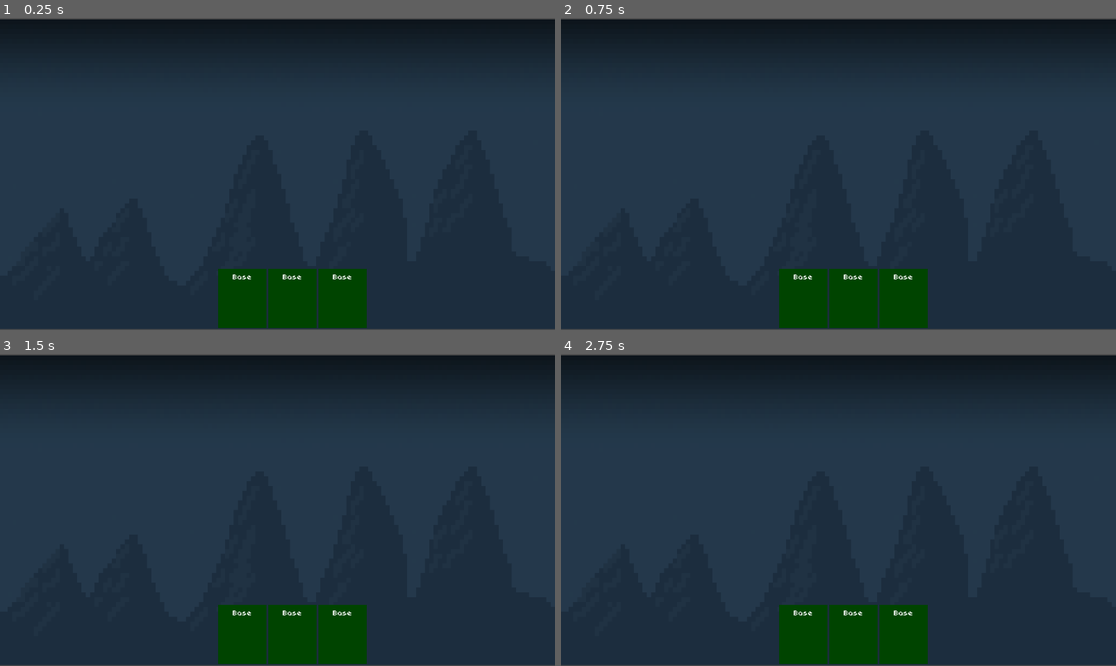
Above: before the commit, frames 1-4 (two rows, left to right).
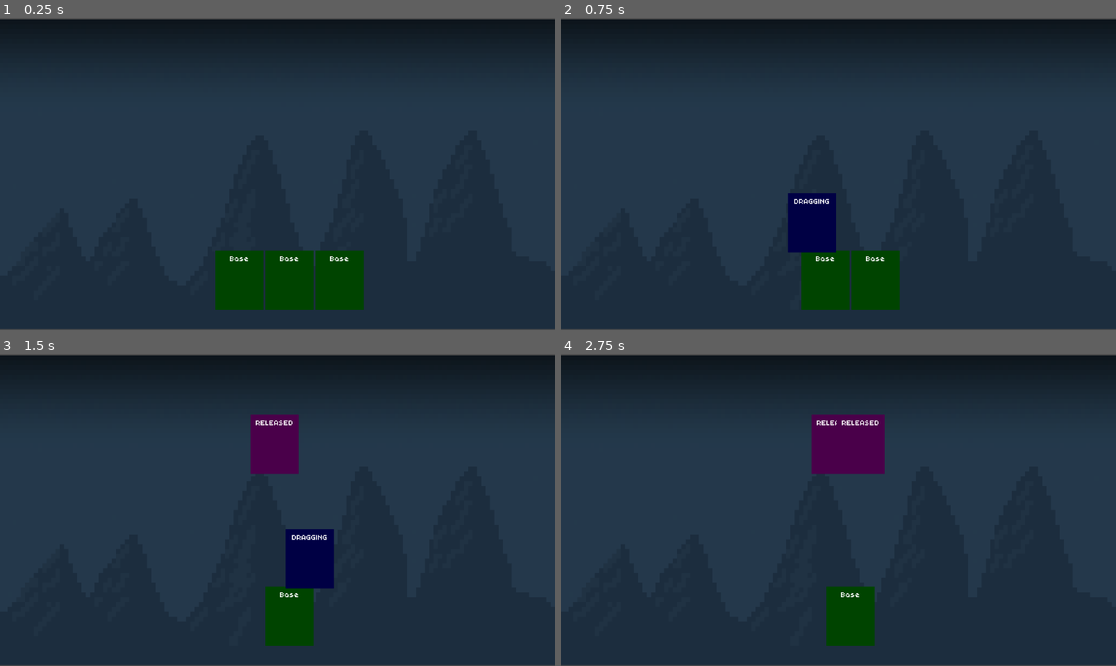
Above: after the commit, the same moments.

Repository: zazaingastank/Dessertian
Game: Godot game, scene res://InGametscn.tscn
The game is run twice, just before and just after one commit, with the same random seed, the same clock (stepped at 60 frames per second) and the same inputs.
Inputs (mouse positions are in pixels of both pictures, inside the frame that each line leads up to):
- Up to frame 1 (0.25 s): no input
- Up to frame 2 (0.75 s): tap Enter at 0.5 s; drag from (805, 298) to (838, 127) at 0.52 s
- Up to frame 3 (1.5 s): drag from (294, 634) to (277, 463) at 1.27 s
- Up to frame 4 (2.75 s): move the mouse to (905, 634) at 2.02 s; hold Right mouse button (right_mouse) from 2.03 s (still down); click (905, 634) at 2.3 s

The runs differ from the first frame. In frame 1, 3.5% of the frame differs, in the area x 38-67%, y 74-100%; in frame 2, 5.5%; in frame 3, 7.8%, in the area x 39-67%, y 19-100%; in frame 4, 7.0%.

Commit message:
card_drop

Diff:
--- a/Card/CardUI.gd
+++ b/Card/CardUI.gd
@@ -3,16 +3,17 @@
 
 signal reparent_requested(which_card_ui: CardUI)
 
-@onready var color: ColorRect = $ColorRect
+@onready var color: ColorRect = $Color
 @onready var state: Label = $Label
-@onready var DropPointDetector: Area2D = $DropPointDetector
+@onready var drop_point_detector: Area2D = $DropPointDetector
 @onready var card_state_machine: CardStateMachine = $CardStateMachine as CardStateMachine
+@onready var targets:Array[Node] = []
 
 func _ready() -> void:
 	card_state_machine.init(self)
 
 func _input(event:InputEvent) -> void:
-	card_state_machine. on_input(event)
+	card_state_machine.on_input(event)
 
 func _on_gui_input(event:InputEvent) -> void:
 	card_state_machine.on_gui_input(event)
@@ -22,3 +23,14 @@
 
 func _on_mouse_exited() -> void:
 	card_state_machine.on_mouse_exited()
+
+
+func _on_drop_point_detector_area_entered(area: Area2D) -> void:
+	print("a")
+	if not targets.has(area):
+		targets.append(area)
+
+
+func _on_drop_point_detector_area_exited(area: Area2D) -> void:
+	print("b")
+	targets.erase(area) # Replace with function body.
--- a/Card/CardUI.tscn
+++ b/Card/CardUI.tscn
@@ -5,11 +5,23 @@
 [ext_resource type="Script" path="res://Card/Card_states/CardStatemachine.gd" id="2_e4wbk"]
 [ext_resource type="Script" path="res://Card/Card_states/Card_Base.gd" id="3_7a4b2"]
 [ext_resource type="Script" path="res://Card/Card_states/Card_Drag.gd" id="5_lanyh"]
-[ext_resource type="Script" path="res://Card/Card_Click.gd" id="5_pp1xe"]
 [ext_resource type="Script" path="res://Card/Card_states/Card_Release.gd" id="6_ysv6k"]
 
 [sub_resource type="RectangleShape2D" id="RectangleShape2D_u5sis"]
-size = Vector2(99, 121)
+size = Vector2(100, 121)
+
+[sub_resource type="GDScript" id="GDScript_qc3am"]
+script/source = "extends CardState
+
+func enter() -> void:
+	card_ui.color.color = Color.ORANGE
+	card_ui.state.text = \"CLICKED\"
+	card_ui.drop_point_detector.monitoring = true
+
+func on_input(event: InputEvent) -> void:
+	if event is InputEventMouseMotion:
+		transition_requested.emit(self, CardState.State.DRAGGGING)
+"
 
 [node name="CardUI" type="Control"]
 custom_minimum_size = Vector2(100, 120)
@@ -24,7 +36,7 @@
 script = ExtResource("1_0xfoa")
 metadata/_edit_use_anchors_ = true
 
-[node name="ColorRect" type="ColorRect" parent="."]
+[node name="Color" type="ColorRect" parent="."]
 modulate = Color(0.529412, 0.529412, 0.529412, 1)
 visibility_layer = 2
 layout_mode = 1
@@ -33,6 +45,7 @@
 anchor_bottom = 1.0
 grow_horizontal = 2
 grow_vertical = 2
+mouse_filter = 2
 color = Color(0, 0.294118, 0.0313726, 1)
 
 [node name="Label" type="Label" parent="."]
@@ -53,7 +66,7 @@
 monitorable = false
 
 [node name="CollisionShape2D" type="CollisionShape2D" parent="DropPointDetector"]
-position = Vector2(50.5, 60.5)
+position = Vector2(50, 60.5)
 shape = SubResource("RectangleShape2D_u5sis")
 
 [node name="CardStateMachine" type="Node" parent="." node_paths=PackedStringArray("initial_state")]
@@ -64,7 +77,7 @@
 script = ExtResource("3_7a4b2")
 
 [node name="Card_Click" type="Node" parent="CardStateMachine"]
-script = ExtResource("5_pp1xe")
+script = SubResource("GDScript_qc3am")
 state = 1
 
 [node name="Card_Drag" type="Node" parent="CardStateMachine"]
@@ -78,3 +91,5 @@
 [connection signal="gui_input" from="." to="." method="_on_gui_input"]
 [connection signal="mouse_entered" from="." to="." method="_on_mouse_entered"]
 [connection signal="mouse_exited" from="." to="." method="_on_mouse_exited"]
+[connection signal="area_entered" from="DropPointDetector" to="." method="_on_drop_point_detector_area_entered"]
+[connection signal="area_exited" from="DropPointDetector" to="." method="_on_drop_point_detector_area_exited"]
--- a/Card/Card_Click.gd
+++ /dev/null
@@ -1,10 +0,0 @@
-extends CardState
-
-func enter() -> void:
-	card_ui.color.color = Color.ORANGE
-	card_ui.state.text = "CLICKED"
-	card_ui.drop_point_detector.monitoring = true
-
-func on_input(event: InputEvent) -> void:
-	if event is InputEventMouseMotion:
-		transition_requested.emit(self, CardState.State.DRAGGGING)
--- a/Card/Card_states/CardState.gd
+++ b/Card/Card_states/CardState.gd
@@ -20,3 +20,9 @@
 
 func on_gui_input(_event: InputEvent) -> void:
 	pass
+
+func on_mouse_entered() -> void:
+	pass
+
+func on_mouse_exited() -> void:
+	pass
--- a/Card/Card_states/CardStatemachine.gd
+++ b/Card/Card_states/CardStatemachine.gd
@@ -23,7 +23,7 @@
 
 func on_gui_input(event:InputEvent) -> void:
 	if current_state:
-		current_state.on__gui_input(event)
+		current_state.on_gui_input(event)
 
 func on_mouse_entered() -> void:
 	if current_state:
@@ -46,16 +46,3 @@
 
 	new_state.enter()
 	current_state = new_state
-
-
-
-func _on_card_ui_gui_input(event):
-	pass # Replace with function body.
-
-
-func _on__gui_input(event):
-	pass # Replace with function body.
-
-
-func _on_gui_input(event):
-	pass # Replace with function body.
--- a/Card/Card_states/Card_Base.gd
+++ b/Card/Card_states/Card_Base.gd
@@ -10,6 +10,6 @@
 	card_ui.pivot_offset = Vector2.ZERO
 
 func on_gui_input(event: InputEvent) -> void:
-	if event.is_action_pressed("left mouse"):
+	if event.is_action_pressed("left_mouse"):
 		card_ui.pivot_offset = card_ui.get_global_mouse_position() - card_ui.global_position
 		transition_requested.emit(self, CardState.State.CLICKED)
--- a/Card/Card_states/Card_Drag.gd
+++ b/Card/Card_states/Card_Drag.gd
@@ -1,4 +1,7 @@
 extends CardState
+
+const DRAG_MINIMUM_THRESHOLD := 0.05
+var min_drag_time_elapsed := false
 
 func enter() -> void:
 	var ui_layer := get_tree().get_first_node_in_group("ui_layer")
@@ -8,16 +11,20 @@
 	card_ui.color.color = Color.NAVY_BLUE
 	card_ui.state.text = "DRAGGING"
 
+	min_drag_time_elapsed = false
+	var threshold_timer := get_tree().create_timer(DRAG_MINIMUM_THRESHOLD,false)
+	threshold_timer.timeout.connect(func(): min_drag_time_elapsed = true)
+
 func on_input(event: InputEvent) -> void:
 	var mouse_motion := event is InputEventMouseMotion
 	var cancel = event.is_action_pressed("right_mouse")#right click to stop dragging card
-	var confirm = event.is_action_pressed("left mouse") or event.is_action_released("left mouse")#release or left click to release
+	var confirm = event.is_action_pressed("left_mouse") or event.is_action_released("left_mouse")#release or left click to release
 
 	if mouse_motion:
 		card_ui.global_position = card_ui.get_global_mouse_position() - card_ui.pivot_offset
 
 	if cancel:
 		transition_requested.emit(self, CardState.State.BASE)
-	elif confirm:
+	elif min_drag_time_elapsed and  confirm:
 		get_viewport().set_input_as_handled()
 		transition_requested.emit(self, CardState.State.RELEASED)
--- a/Card/Card_states/Card_Release.gd
+++ b/Card/Card_states/Card_Release.gd
@@ -1,5 +1,22 @@
 extends CardState
+
+var played: bool
 
 func enter() -> void:
 	card_ui.color.color = Color.DARK_MAGENTA
 	card_ui.state.text = "RELEASED"
+
+	played = false
+	print("init")
+
+	if not card_ui.targets.is_empty():
+		played = true
+
+
+func on_input(event:InputEvent) -> void:
+	if played:
+		print("played")
+		return
+
+	print("return")
+	transition_requested.emit(self,CardState.State.BASE)
--- /dev/null
+++ b/Hand.gd
@@ -0,0 +1,10 @@
+class_name Hand
+extends HBoxContainer
+
+func _ready() -> void:
+	for child in get_children():
+		var card_ui := child as CardUI
+		card_ui.reparent_requested.connect(_on_card_ui_reparent_requested)
+
+func _on_card_ui_reparent_requested(child:CardUI) -> void:
+	child.reparent(self)
--- a/InGametscn.tscn
+++ b/InGametscn.tscn
@@ -1,6 +1,7 @@
-[gd_scene load_steps=4 format=3 uid="uid://bda4j4fegef1s"]
+[gd_scene load_steps=5 format=3 uid="uid://bda4j4fegef1s"]
 
 [ext_resource type="Texture2D" uid="uid://cnryyg2rohr1i" path="res://Resources/B1013-4.png" id="1_oj7x0"]
+[ext_resource type="Script" path="res://Hand.gd" id="2_lgxw3"]
 [ext_resource type="PackedScene" uid="uid://jaf3yfmdtqjf" path="res://Card/CardUI.tscn" id="2_xg4pe"]
 
 [sub_resource type="RectangleShape2D" id="RectangleShape2D_1gkmy"]
@@ -18,6 +19,7 @@
 
 [node name="CardDropArea" type="Area2D" parent="."]
 light_mask = 2
+collision_layer = 2
 
 [node name="CollisionShape2D" type="CollisionShape2D" parent="CardDropArea"]
 light_mask = 2
@@ -30,11 +32,12 @@
 anchors_preset = -1
 anchor_top = 0.011
 anchor_bottom = 0.011
-offset_left = 238.0
-offset_top = 513.872
-offset_right = 976.0
-offset_bottom = 636.872
+offset_left = 232.0
+offset_top = 475.872
+offset_right = 970.0
+offset_bottom = 598.872
 alignment = 1
+script = ExtResource("2_lgxw3")
 
 [node name="CardUI" parent="Battle UI/Hand" instance=ExtResource("2_xg4pe")]
 layout_mode = 2
Not shown, changed: .DS_Store
